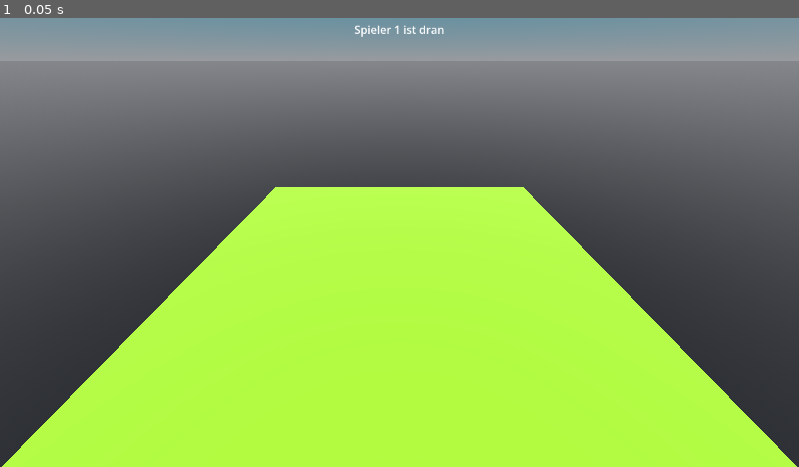
Above: before the commit, frame 1.
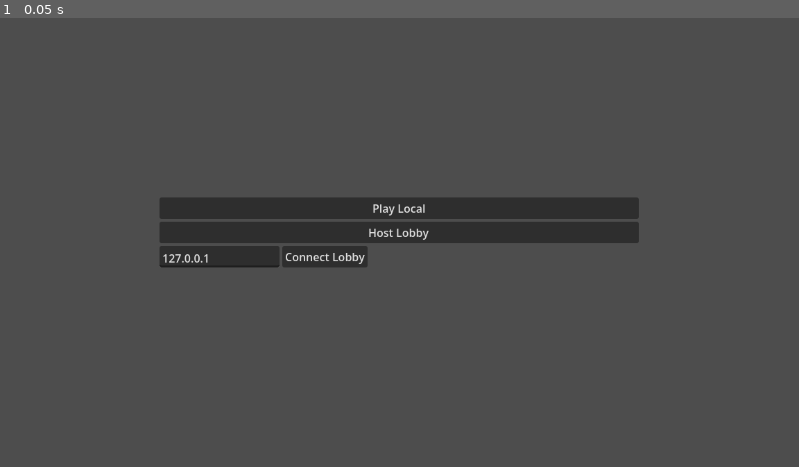
Above: after the commit, the same moment.

Repository: Mineorbit/Quarto
Game: Godot game, scene res://main_menu.tscn
The game is run twice, just before and just after one commit, with the same random seed, the same clock (stepped at 60 frames per second) and the same inputs. Before the commit the project starts from res://game.tscn.
Inputs:
- Up to frame 1 (0.05 s): no input

The runs differ from the first frame. In frame 1, 74% of the frame differs, in the area x 0-100%, y 0-100%.
Error before the commit: Attempt to call function 'get_line' in base 'null instance' on a null instance. (res://game.gd:12)

Commit message:
basic lobby system

Diff:
--- /dev/null
+++ b/LobbyUI.gd
@@ -0,0 +1,11 @@
+extends Node
+
+
+# Called when the node enters the scene tree for the first time.
+func _ready() -> void:
+	pass # Replace with function body.
+
+
+# Called every frame. 'delta' is the elapsed time since the previous frame.
+func _process(delta: float) -> void:
+	pass
--- /dev/null
+++ b/MainMenuUI.gd
@@ -0,0 +1,30 @@
+extends Control
+
+@onready var ip_address_field = $Buttons/OnlineContainer/IP
+
+
+# Called when the node enters the scene tree for the first time.
+func _ready() -> void:
+	NetworkLobby.player_connected.connect(
+		func(id,_player_info):
+			print("Connected: "+str(id))
+			if id == NetworkLobby.own_id:
+				enter_lobby()
+	)
+
+
+# Called every frame. 'delta' is the elapsed time since the previous frame.
+func _process(delta: float) -> void:
+	pass
+
+func enter_lobby():
+	print("Entering Lobby")
+	get_tree().change_scene_to_file("res://lobby.tscn")
+
+func on_host_lobby_pressed() -> void:
+	var error = NetworkLobby.create_game()
+	if error == null:
+		enter_lobby()
+
+func on_play_online_pressed() -> void:
+	NetworkLobby.join_game(ip_address_field.text)
--- a/Lobby.gd
+++ b/NetworkLobby.gd
@@ -20,6 +20,8 @@
 # For example, the value of "name" can be set to something the player
 # entered in a UI scene.
 var player_info = {"name": "Name"}
+
+var own_id = -1
 
 var players_loaded = 0
 
@@ -96,6 +98,7 @@
 
 func _on_connected_ok():
 	var peer_id = multiplayer.get_unique_id()
+	own_id = peer_id
 	players[peer_id] = player_info
 	player_connected.emit(peer_id, player_info)
 
--- a/game.gd
+++ b/game.gd
@@ -38,3 +38,6 @@
 
 func _ready():
 	load_cardpack("Testpack")
+
+func start_game():
+	print("Spiel gestartet")
--- a/game.tscn
+++ b/game.tscn
@@ -2,7 +2,7 @@
 
 [ext_resource type="Material" uid="uid://b1r5nc050ymc7" path="res://GameSkyMaterial.tres" id="1_80nbo"]
 [ext_resource type="Script" uid="uid://b0uuas1cddp25" path="res://game.gd" id="1_feb5d"]
-[ext_resource type="Script" uid="uid://crh62y7o72vmy" path="res://Lobby.gd" id="2_feb5d"]
+[ext_resource type="Script" uid="uid://crh62y7o72vmy" path="res://NetworkLobby.gd" id="2_feb5d"]
 
 [sub_resource type="StandardMaterial3D" id="StandardMaterial3D_e2o6t"]
 albedo_color = Color(0.5546411, 0.67585224, 0.08009856, 1)
--- a/lobby.tscn
+++ b/lobby.tscn
@@ -1,35 +1,18 @@
-[gd_scene format=3 uid="uid://d3m6it0f8umm7"]
+[gd_scene format=3 uid="uid://dw10bco65qepe"]
 
-[node name="Lobby" type="Control" unique_id=625377084]
+[ext_resource type="Script" uid="uid://cfmqdhnhn1gsx" path="res://LobbyUI.gd" id="1_ll2xe"]
+
+[node name="Lobby" type="Control" unique_id=1017026879]
 layout_mode = 3
-anchor_left = 0.2
-anchor_top = 0.4
-anchor_right = 0.8
-anchor_bottom = 0.8
-grow_horizontal = 2
-grow_vertical = 2
-
-[node name="Buttons" type="VBoxContainer" parent="." unique_id=58121859]
-layout_mode = 1
 anchors_preset = 15
 anchor_right = 1.0
 anchor_bottom = 1.0
 grow_horizontal = 2
 grow_vertical = 2
+script = ExtResource("1_ll2xe")
 
-[node name="Play Local" type="Button" parent="Buttons" unique_id=1329011060]
-layout_mode = 2
-text = "Play Local"
-
-[node name="OnlineContainer" type="HBoxContainer" parent="Buttons" unique_id=994467352]
-layout_mode = 2
-
-[node name="IP" type="TextEdit" parent="Buttons/OnlineContainer" unique_id=223278236]
-custom_minimum_size = Vector2(172.15, 11.225)
-layout_mode = 2
-text = "127.0.0.1"
-placeholder_text = "127.0.0.1"
-
-[node name="Play Online" type="Button" parent="Buttons/OnlineContainer" unique_id=1715159665]
-layout_mode = 2
-text = "Play Online"
+[node name="Players" type="HBoxContainer" parent="." unique_id=997064349]
+layout_mode = 1
+anchors_preset = -1
+anchor_right = 1.0
+anchor_bottom = 0.5
--- /dev/null
+++ b/main_menu.tscn
@@ -0,0 +1,46 @@
+[gd_scene format=3 uid="uid://d3m6it0f8umm7"]
+
+[ext_resource type="Script" uid="uid://bch5u2wbhrde7" path="res://MainMenuUI.gd" id="1_06t4h"]
+
+[node name="MainMenu" type="Control" unique_id=625377084]
+layout_mode = 3
+anchor_left = 0.2
+anchor_top = 0.4
+anchor_right = 0.8
+anchor_bottom = 0.8
+grow_horizontal = 2
+grow_vertical = 2
+script = ExtResource("1_06t4h")
+
+[node name="Buttons" type="VBoxContainer" parent="." unique_id=58121859]
+layout_mode = 1
+anchors_preset = 15
+anchor_right = 1.0
+anchor_bottom = 1.0
+grow_horizontal = 2
+grow_vertical = 2
+
+[node name="Play Local" type="Button" parent="Buttons" unique_id=1329011060]
+layout_mode = 2
+text = "Play Local"
+
+[node name="Play Host" type="Button" parent="Buttons" unique_id=1286925957]
+layout_mode = 2
+text = "Host Lobby"
+
+[node name="OnlineContainer" type="HBoxContainer" parent="Buttons" unique_id=994467352]
+layout_mode = 2
+
+[node name="IP" type="TextEdit" parent="Buttons/OnlineContainer" unique_id=223278236]
+custom_minimum_size = Vector2(172.15, 11.225)
+layout_mode = 2
+text = "127.0.0.1"
+placeholder_text = "127.0.0.1"
+
+[node name="Play Online" type="Button" parent="Buttons/OnlineContainer" unique_id=1715159665]
+layout_mode = 2
+text = "Connect Lobby
+"
+
+[connection signal="pressed" from="Buttons/Play Host" to="." method="on_host_lobby_pressed"]
+[connection signal="pressed" from="Buttons/OnlineContainer/Play Online" to="." method="on_play_online_pressed"]
--- /dev/null
+++ b/player_info.tscn
@@ -0,0 +1,17 @@
+[gd_scene format=3 uid="uid://cya7cvevgppw7"]
+
+[node name="PlayerInfo" type="Panel" unique_id=983863671]
+anchors_preset = -1
+anchor_right = 0.26500002
+anchor_bottom = 0.568
+
+[node name="PlayerName" type="Label" parent="." unique_id=174193124]
+layout_mode = 1
+anchors_preset = -1
+anchor_top = 0.84000003
+anchor_right = 1.0
+anchor_bottom = 1.0
+text = "PlayerName
+"
+horizontal_alignment = 1
+vertical_alignment = 1
--- a/project.godot
+++ b/project.godot
@@ -15,6 +15,10 @@
 [application]
 
 config/name="Quarto"
-run/main_scene="uid://dv2va3uyae0k8"
+run/main_scene="uid://d3m6it0f8umm7"
 config/features=PackedStringArray("4.7", "Forward Plus")
 config/icon="res://icon.svg"
+
+[autoload]
+
+NetworkLobby="*uid://crh62y7o72vmy"
Not shown, added: LobbyUI.gd.uid
Not shown, added: MainMenuUI.gd.uid
Renamed: Lobby.gd.uid -> NetworkLobby.gd.uid
